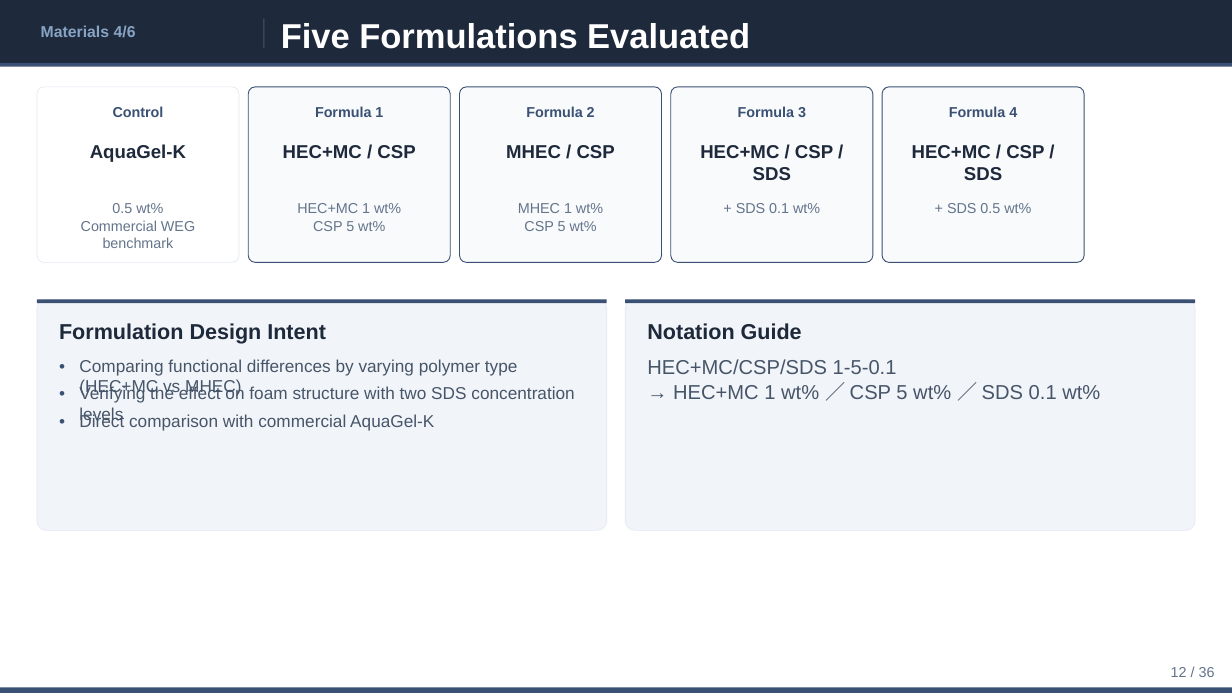
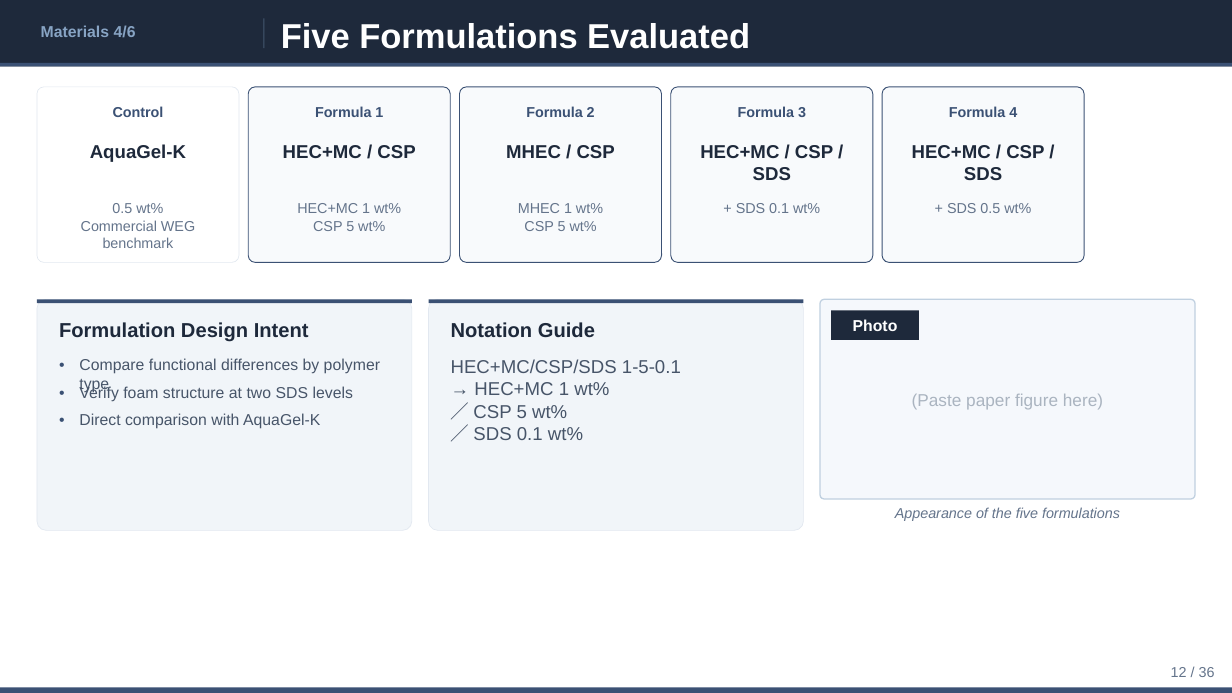
Before and after one commit to ytaisei0525-design/my-first-claude, a slide deck: slide 12 of slides_en.pptx. Drawn at 1232x693 pixels with LibreOffice and Linux fonts; fonts in the diff are those of the drawing. Boxes give left, top, right and bottom in pixels: in the first picture for what was removed or moved away, otherwise in the second. Text is boxed around its words. In the diff, an @@ line names an element or a change of style, - is before the commit and + after.

```diff
--- a/slides_en.pptx
+++ b/slides_en.pptx
@@ rounded rectangle: place and size @@
-rounded rectangle at box(37, 299, 607, 531)
+rounded rectangle at box(37, 299, 412, 531)
@@ rectangle: place and size @@
-rectangle at box(37, 299, 607, 303)
+rectangle at box(37, 299, 412, 303)
@@ rounded rectangle: place and size @@
-rounded rectangle at box(626, 299, 1196, 531)
+rounded rectangle at box(429, 299, 804, 531)
@@ rectangle: place and size @@
-rectangle at box(626, 299, 1196, 303)
+rectangle at box(429, 299, 804, 303)
@@ rounded rectangle added at box(821, 299, 1196, 499), fill #F5F8FC, outline #C0D0E0 1 pt @@
@@ text "Formulation Design Intent" at box(59, 322, 309, 342): size 16.8 to 15.7 pt @@
@@ text "Notation Guide" at box(451, 322, 595, 337): size 16.8 to 15.7 pt @@
@@ text "Notation Guide": place and size @@
-text "Notation Guide" at box(647, 323, 802, 340)
+text "Notation Guide" at box(451, 322, 595, 337)
@@ rectangle added at box(832, 311, 920, 340), fill #1E293B @@
@@ text added at box(853, 319, 898, 331), 12.3 pt, text #FFFFFF, bold @@
+Photo
@@ text "•" at box(55, 353, 74, 381): size 13.4 to 12.3 pt @@
@@ text at box(79, 358, 380, 393): text changed; size 13.4 to 12.3 pt @@
-Comparing functional differences by varying polymer type (HEC+MC vs MHEC)
+Compare functional differences by polymer type
@@ text "HEC+MC/CSP/SDS 1-5-0.1": place and size @@
-text "HEC+MC/CSP/SDS 1-5-0.1" at box(647, 359, 1100, 399)
+text "HEC+MC/CSP/SDS 1-5-0.1" at box(451, 359, 681, 440)
@@ text at box(451, 359, 681, 373): size 15.7 to 14.6 pt in "HEC+MC/CSP/SDS 1-5-0.1" @@
@@ text at box(79, 385, 353, 402): text changed; size 13.4 to 12.3 pt @@
-Verifying the effect on foam structure with two SDS concentration levels
+Verify foam structure at two SDS levels
@@ text at box(473, 382, 609, 440): text changed; size 15.7 to 14.6 pt @@
-→ HEC+MC 1 wt% ／ CSP 5 wt% ／ SDS 0.1 wt%
+→ HEC+MC 1 wt%
+／ CSP 5 wt%
+／ SDS 0.1 wt%
@@ text "•" at box(55, 409, 74, 436): size 13.4 to 12.3 pt @@
@@ text at box(79, 413, 320, 429): text changed; size 13.4 to 12.3 pt @@
-Direct comparison with commercial AquaGel-K
+Direct comparison with AquaGel-K
@@ text added at box(912, 394, 1103, 409), 13.4 pt, text #AAB4C0 @@
+(Paste paper figure here)
@@ text added at box(895, 507, 1120, 521), 11.2 pt, text #64748B, italic @@
+Appearance of the five formulations
```
Also in this commit, not shown: 5 other slides changed, 3 other files.
